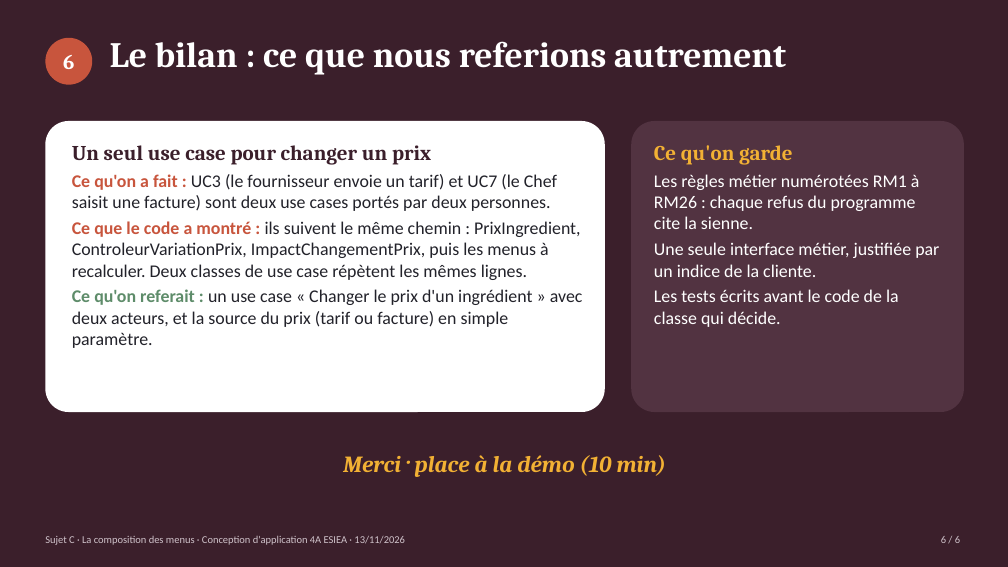
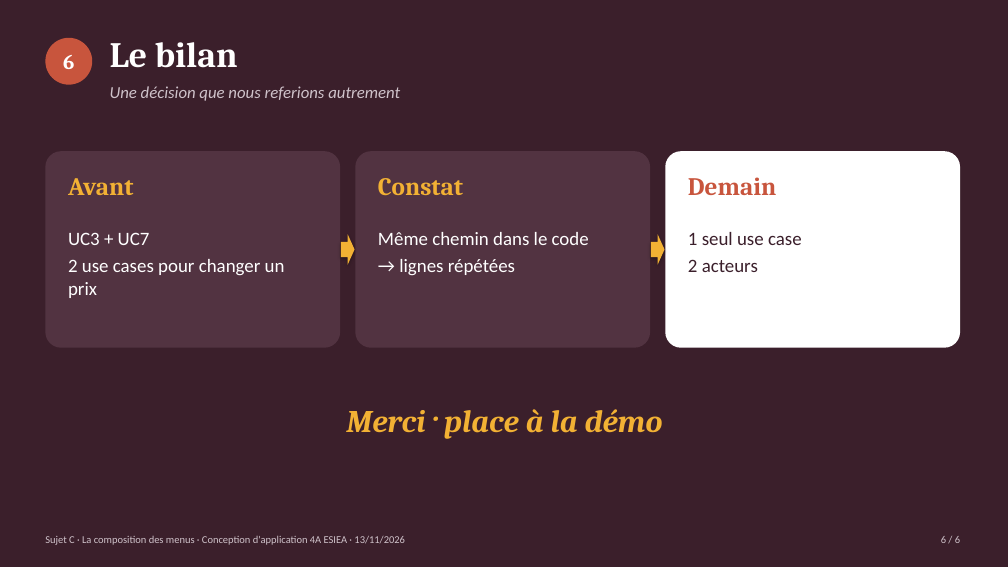
Before and after one commit to Barchah622/La-composition-des-menus, a slide deck: slide 7 of presentation/Presentation-Sujet-C.pptx (slide 6 before the commit). Drawn at 1008x567 pixels with LibreOffice and Linux fonts; fonts in the diff are those of the drawing. Boxes give left, top, right and bottom in pixels: in the first picture for what was removed or moved away, otherwise in the second. Text is boxed around its words. In the diff, an @@ line names an element or a change of style, - is before the commit and + after.

Commit message:
Présentation : diapo de couverture, moins de texte, même place pour chaque membre

```diff
--- a/presentation/Presentation-Sujet-C.pptx
+++ b/presentation/Presentation-Sujet-C.pptx
@@ text at [110,86,400,101]: text changed; size 34 to 16 pt; font Cambria to Calibri; text colour #FFFFFF to #CFC2CA; bold off; italic on @@
-Le bilan : ce que nous referions autrement
+Une décision que nous referions autrement
@@ rounded rectangle removed at [45,121,605,412] @@
@@ text removed at [72,145,583,348] @@
-Un seul use case pour changer un prix
-Ce qu'on a fait : UC3 (le fournisseur envoie un tarif) et UC7 (le Chef saisit une facture) sont deux use cases portés par deux personnes.
-Ce que le code a montré : ils suivent le même chemin : PrixIngredient, ControleurVariationPrix, ImpactChangementPrix, puis les menus à recalculer. Deux classes de use case répètent les mêmes lignes.
-Ce qu'on referait : un use case « Changer le prix d'un ingrédient » avec deux acteurs, et la source du prix (tarif ou facture) en simple paramètre.
@@ text removed at [654,145,939,327] @@
-Ce qu'on garde
-Les règles métier numérotées RM1 à RM26 : chaque refus du programme cite la sienne.
-Une seule interface métier, justifiée par un indice de la cliente.
-Les tests écrits avant le code de la classe qui décide.
@@ rounded rectangle added at [45,151,340,348], fill #523341 @@
@@ text added at [68,178,133,195], 24 pt, text #F2B134, bold @@
+Avant
@@ rounded rectangle added at [355,151,650,348], fill #523341 @@
@@ text added at [378,178,463,195], 24 pt, text #F2B134, bold @@
+Constat
@@ rounded rectangle: place and size @@
-rounded rectangle at [631,121,964,412]
+rounded rectangle at [665,151,960,348]
@@ rounded rectangle at [665,151,960,348]: fill #523341 to #FFFFFF @@
@@ text added at [688,177,776,195], 24 pt, text #C8553D, bold @@
+Demain
@@ text added at [68,232,285,298], 18 pt, text #FFFFFF @@
+UC3 + UC7
+2 use cases pour changer un prix
@@ right arrow added at [341,234,355,265], fill #F2B134 @@
@@ text added at [378,232,589,275], 18 pt, text #FFFFFF @@
+Même chemin dans le code
+→ lignes répétées
@@ right arrow added at [651,234,665,265], fill #F2B134 @@
@@ text added at [688,232,802,272], 18 pt, text #3B1F2B @@
+1 seul use case
+2 acteurs
@@ text at [346,409,663,439]: text changed; size 22 to 30 pt @@
-Merci · place à la démo (10 min)
+Merci · place à la démo
```
Also in this commit, not shown: 4 other slides changed, 2 slides added, 1 slide removed, 1 other file.
